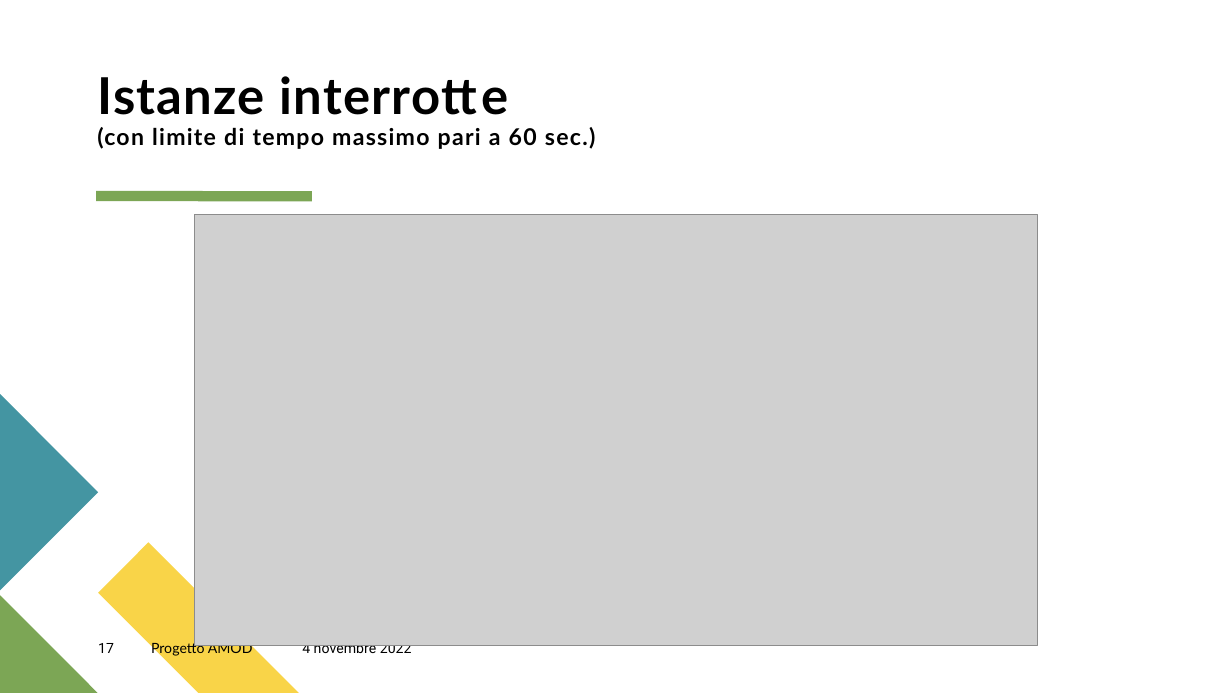
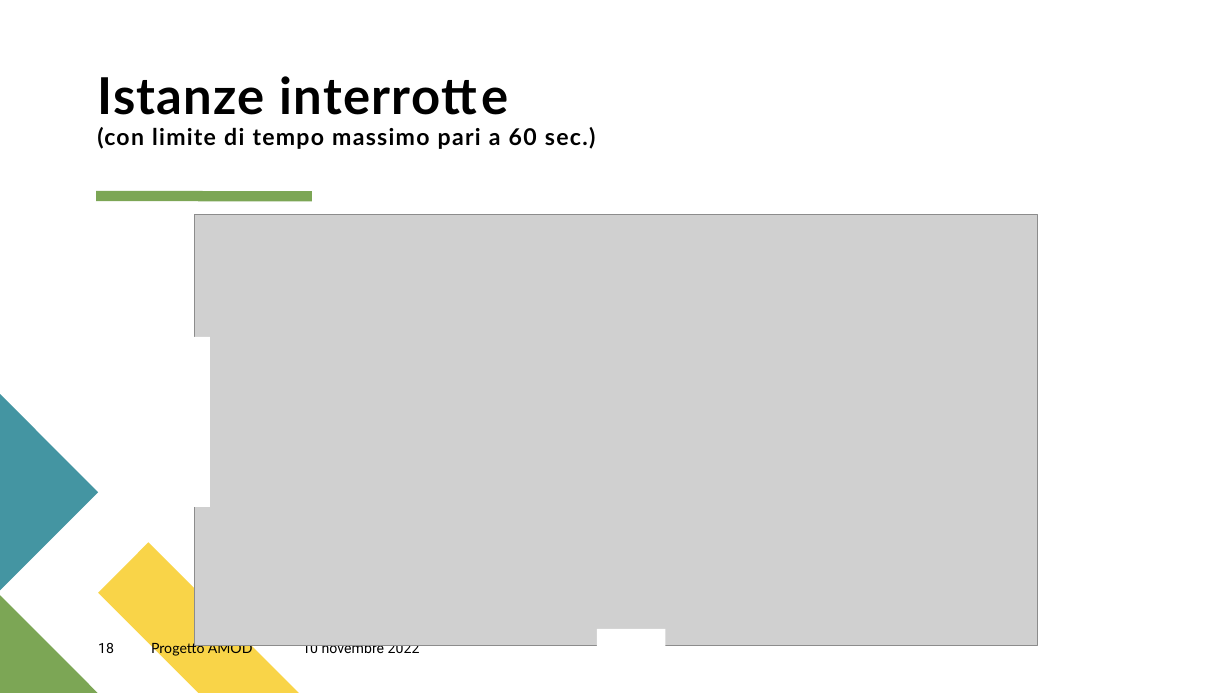
Before and after one commit to GiulioAppetito/Progetto-AMOD-21-22, a slide deck: slide 18 of Presentazione Progetto AMOD.pptx (slide 17 before the commit). Drawn at 1232x693 pixels with LibreOffice and Linux fonts; fonts in the diff are those of the drawing; grey boxes stand for pictures. Boxes give left, top, right and bottom in pixels: in the first picture for what was removed or moved away, otherwise in the second. Text is boxed around its words. In the diff, an @@ line names an element or a change of style, - is before the commit and + after.

```diff
--- a/Presentazione Progetto AMOD.pptx
+++ b/Presentazione Progetto AMOD.pptx
@@ rectangle added at (x1=172, y1=337, x2=210, y2=507), fill #FFFFFF @@
@@ rectangle added at (x1=597, y1=629, x2=665, y2=682), fill #FFFFFF @@
@@ page number at (x1=98, y1=643, x2=114, y2=653): text changed @@
-17
+18
@@ text at (x1=302, y1=645, x2=420, y2=658): text changed @@
-4 novembre 2022
+10 novembre 2022
```
Also in this commit, not shown: 17 other slides changed, 4 slides added, 9 slides removed.
